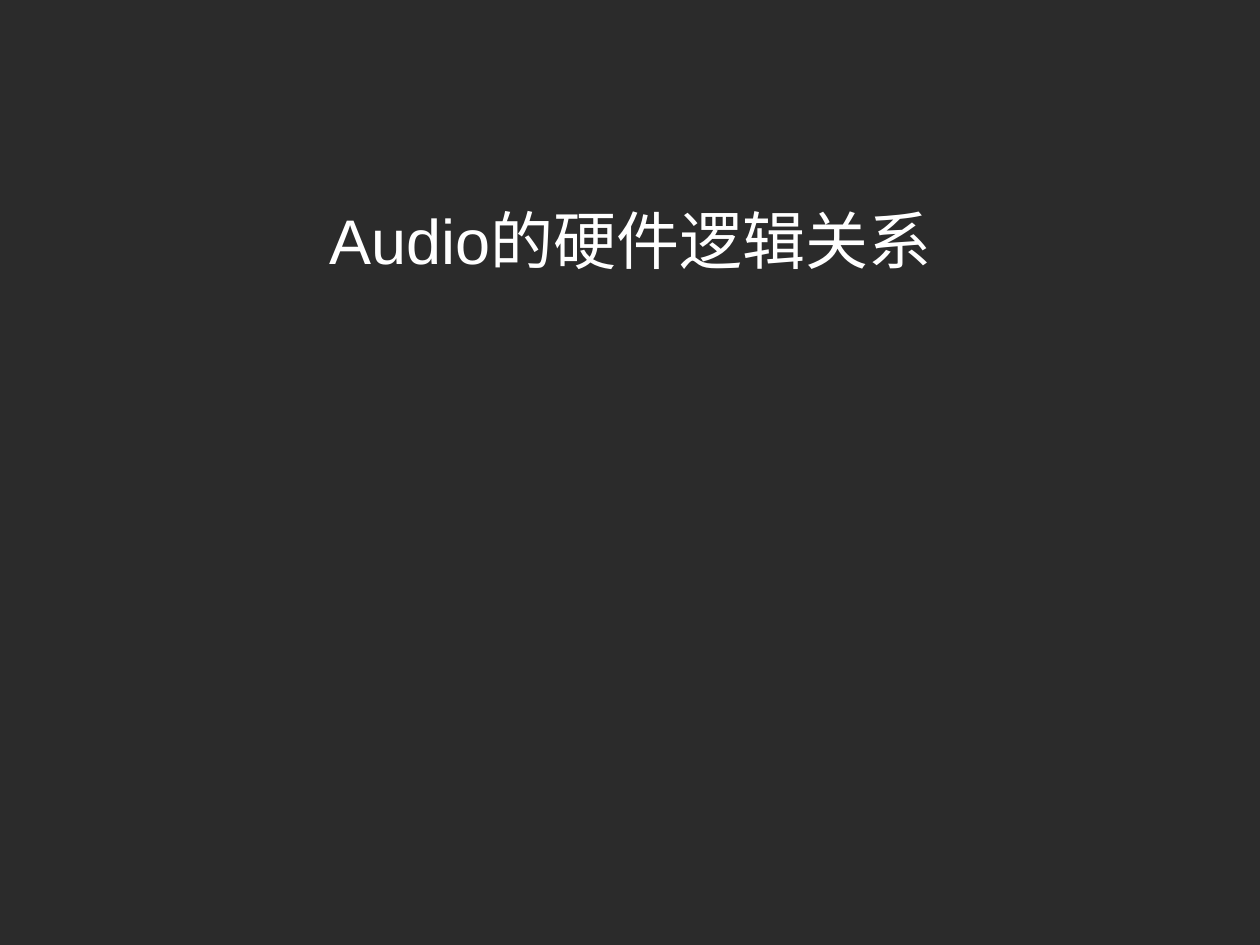
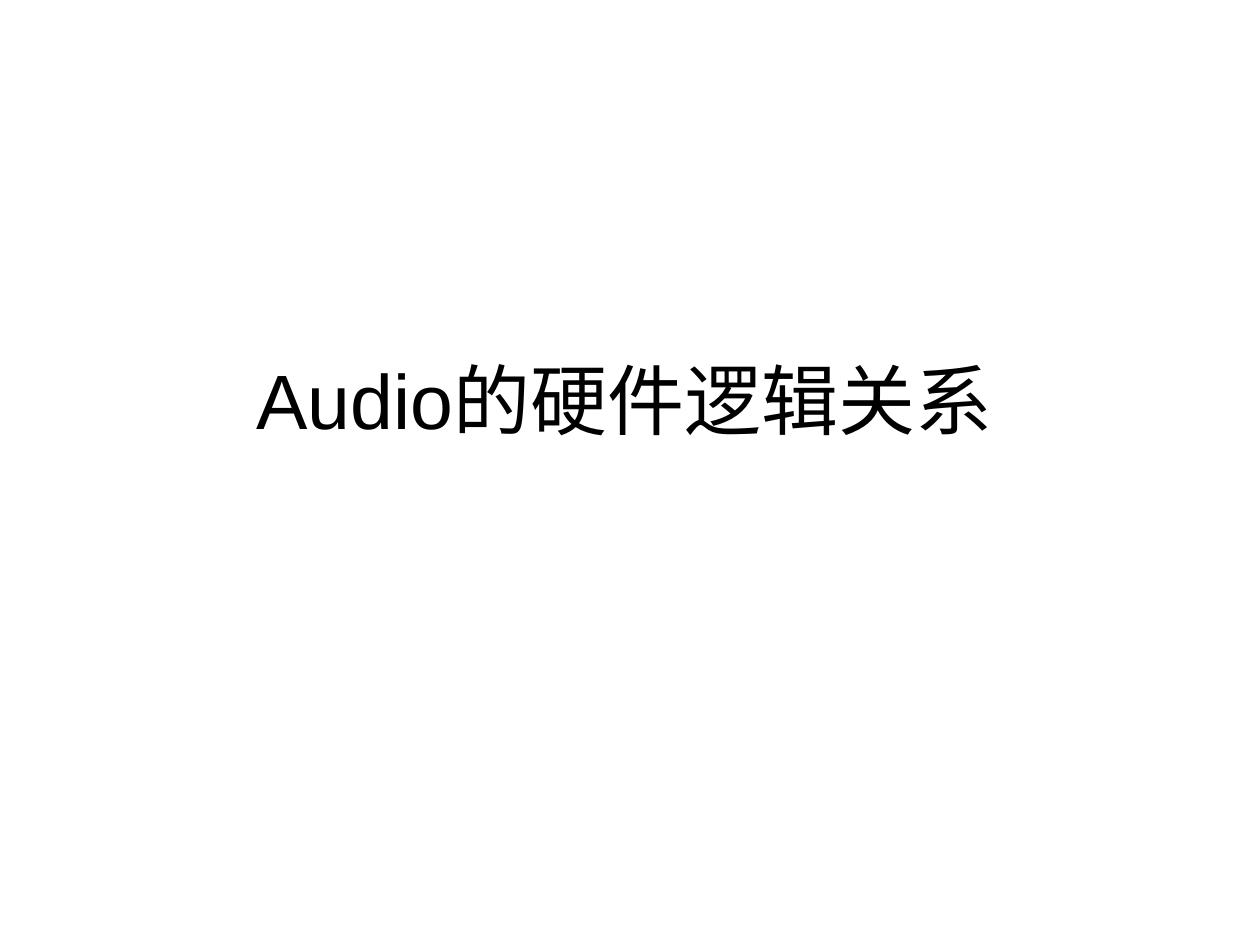
Before and after one commit to Winddoing/embedded_linux_notes, a slide deck: slide 1 of device_driver/alsa/doc/audio的硬件逻辑关系 .ppt. Drawn at 1260x945 pixels with LibreOffice and Linux fonts; fonts in the diff are those of the drawing; background and template pictures are left out; a plain dark background stands for a picture behind light text. Boxes give left, top, right and bottom in pixels: in the first picture for what was removed or moved away, otherwise in the second. Text is boxed around its words. In the diff, an @@ line names an element or a change of style, - is before the commit and + after.

```diff
--- a/device_driver/alsa/doc/audio的硬件逻辑关系 .ppt
+++ b/device_driver/alsa/doc/audio的硬件逻辑关系 .ppt
@@ background picture (left out) to #FFFFFF @@
@@ title "Audio的硬件逻辑关系": place and size @@
-title "Audio的硬件逻辑关系" at [329,215,931,269]
+title "Audio的硬件逻辑关系" at [257,367,993,436]
@@ title "Audio的硬件逻辑关系" at [257,367,993,436]: size 36 to 44 pt, text colour #FFFFFF to #000000 @@
```
Also in this commit, not shown: 10 other slides changed, 5 slides added, 4 slides removed, 3 other files.
